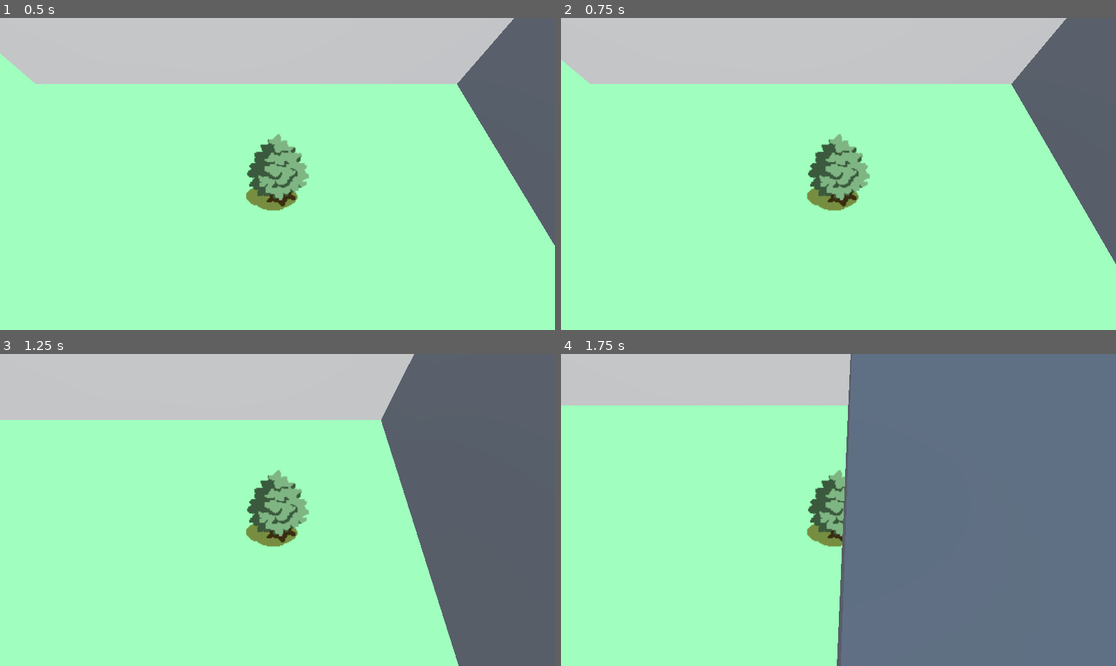
Above: before the commit, frames 1-4 (two rows, left to right).
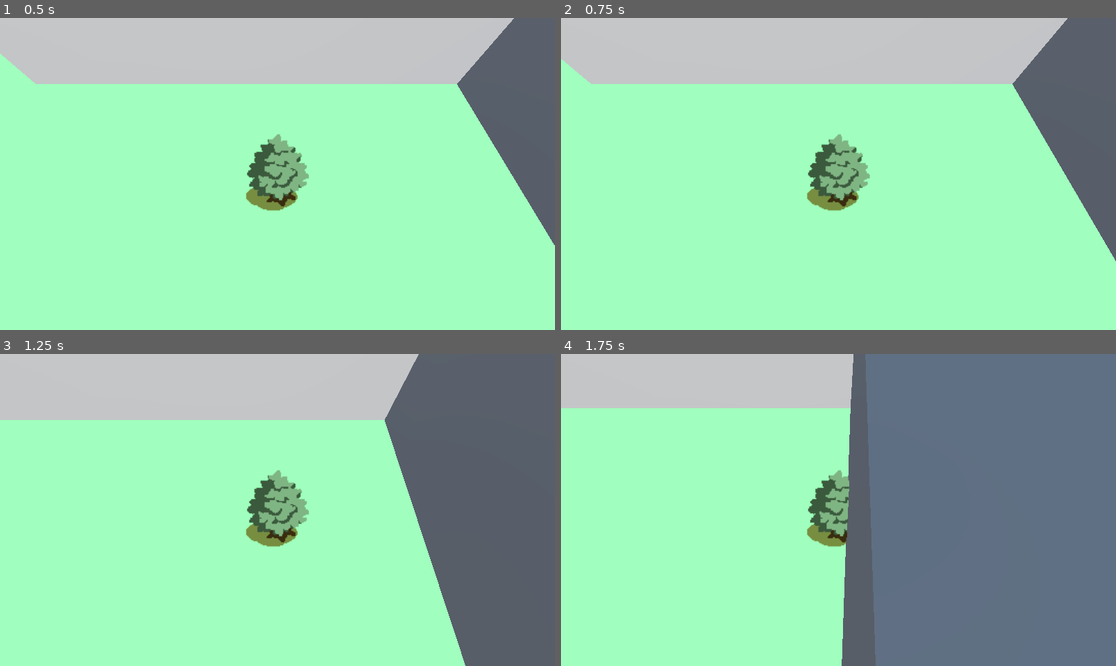
Above: after the commit, the same moments.

Repository: BrownRISDGameDevelopers/mosquito-simulator
Game: Godot game, scene res://scenes/Map.tscn
Same seed, same stepped clock (60 frames per second), same inputs: the game is played once before the commit and once after it.
Inputs:
- Up to frame 1 (0.5 s): no input
- Up to frame 2 (0.75 s): tap Enter at 0.5 s; hold D (right) from 0.53 s (still down); hold Shift (sprint) from 0.53 s (still down)
- Up to frame 3 (1.25 s): keep holding D (right); keep holding Shift (sprint)
- Up to frame 4 (1.75 s): release D (right) at 1.28 s; release Shift (sprint) at 1.28 s; hold S (down) from 1.28 s (still down); tap Shift (sprint) at 1.35 s

Frame 1 is identical in both runs. In frame 2, 0.2% of the frame differs, in the area x 0-100%, y 0-79%; in frame 3, 0.9%; in frame 4, 5.3%, in the area x 0-57%, y 0-100%.
Error after the commit: Invalid access to property or key 'FAST_DEPLETION' on a base object of type 'null instance'. (res://scripts/player.gd:54)

Commit message:
feat: blood bar depletes faster when sprinting

Diff:
--- a/blood_bar.gd
+++ b/blood_bar.gd
@@ -16,7 +16,11 @@
 	if _time_to_die():
 		emit_signal("death")"""
 
+@export var FAST_DEPLETION = 4
+@export var NORMAL_DEPLETION = 1
+
 @onready var blood_left = 100
+@onready var blood_deplete_rate = 1
 
 func _ready():
 	update()
@@ -27,7 +31,7 @@
 
 func update():
 	print("updating")
-	blood_left -= 1
+	blood_left -= blood_deplete_rate
 	$ProgressBar.value = blood_left
 
 func _on_sucked_blood():
--- a/scenes/LevelContainer.tscn
+++ b/scenes/LevelContainer.tscn
@@ -49,5 +49,4 @@
 layout_mode = 1
 
 [connection signal="exited_bounds" from="MinigameViewport/SubViewport/SwatMinigame" to="." method="_on_swat_minigame_exited_bounds"]
-
 [connection signal="minigame_toggle" from="MapViewport/SubViewport/Map" to="." method="_on_map_minigame_toggle"]
--- a/scripts/player.gd
+++ b/scripts/player.gd
@@ -12,10 +12,9 @@
 var accelerating: bool = false
 
 signal minigame_toggle
-
 signal sucked_blood
 
-@onready var blood_bar = $"../Camera3D/Control"
+@onready var blood_bar = $"../../../../BloodBar"
 
 var on_camper = false
 var can_attach = true
@@ -52,13 +51,12 @@
 	if sprint_req and not accelerating:
 		accelerating = true
 		current_speed = SPRINT_SPEED
+		blood_bar.blood_deplete_rate = blood_bar.FAST_DEPLETION
+
 	elif not sprint_req and accelerating:
 		accelerating = false
 		current_speed = NORMAL_SPEED
-
-	if accelerating:
-		# decrease blood
-		pass
+		blood_bar.blood_deplete_rate = blood_bar.NORMAL_DEPLETION
 
 	var input_dir := Input.get_vector("left", "right", "up", "down")
 	# transform to vector3
Not shown: 1 places in scenes/LevelContainer.tscn that only renumber resources
